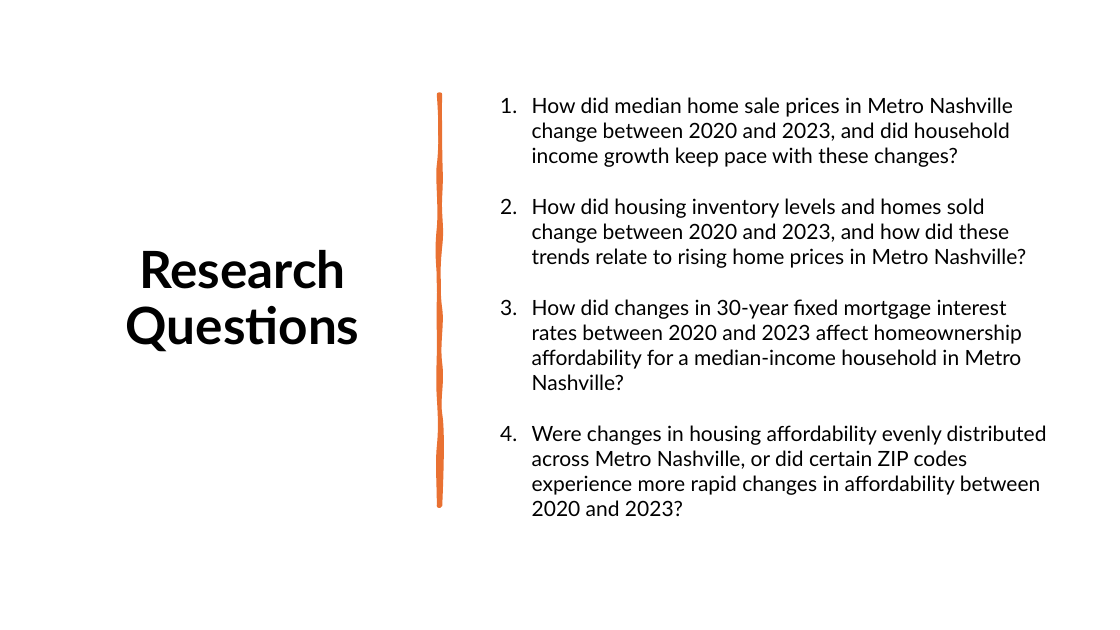
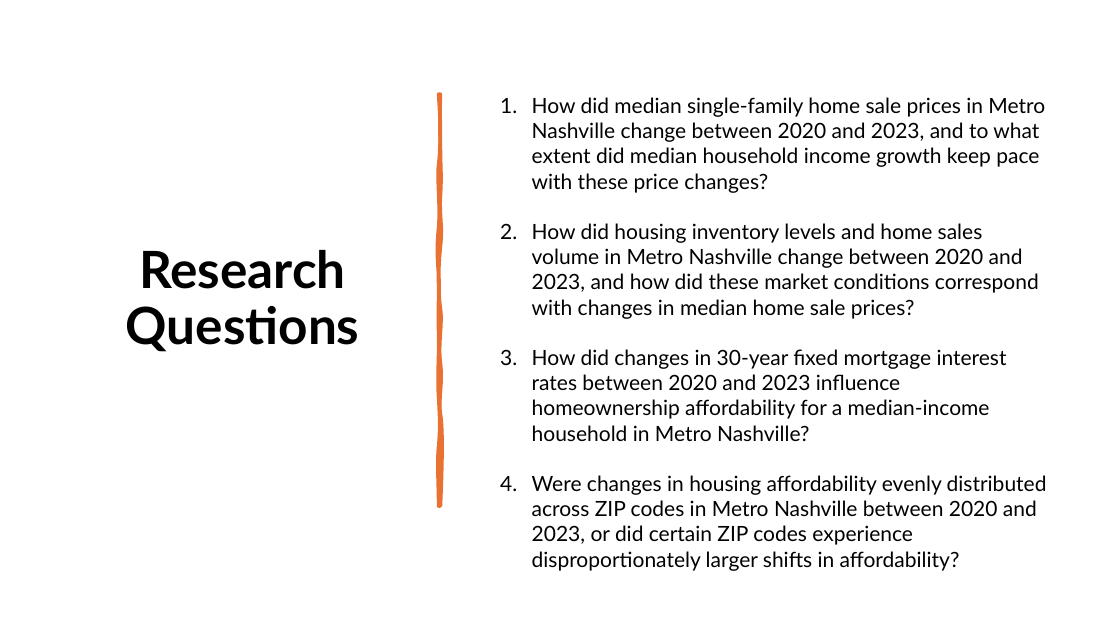
Before and after one commit to lukemgaff/Capstone-Project, a slide deck: slide 3 of Capstone(Nashville Housing).pptx. Drawn at 1120x630 pixels with LibreOffice and Linux fonts; fonts in the diff are those of the drawing. Boxes give left, top, right and bottom in pixels: in the first picture for what was removed or moved away, otherwise in the second. Text is boxed around its words. In the diff, an @@ line names an element or a change of style, - is before the commit and + after.

```diff
--- a/Capstone(Nashville Housing).pptx
+++ b/Capstone(Nashville Housing).pptx
@@ text at (532, 97, 1047, 571): text changed @@
-1. How did median home sale prices in Metro Nashville change between 2020 and 2023, and did household income growth keep pace with these changes?
-2. How did housing inventory levels and homes sold change between 2020 and 2023, and how did these trends relate to rising home prices in Metro Nashville?
-3. How did changes in 30-year fixed mortgage interest rates between 2020 and 2023 affect homeownership affordability for a median-income household in Metro Nashville?
-4. Were changes in housing affordability evenly distributed across Metro Nashville, or did certain ZIP codes experience more rapid changes in affordability between 2020 and 2023?
+1. How did median single-family home sale prices in Metro Nashville change between 2020 and 2023, and to what extent did median household income growth keep pace with these price changes?
+2. How did housing inventory levels and home sales volume in Metro Nashville change between 2020 and 2023, and how did these market conditions correspond with changes in median home sale prices?
+3. How did changes in 30-year fixed mortgage interest rates between 2020 and 2023 influence homeownership affordability for a median-income household in Metro Nashville?
+4. Were changes in housing affordability evenly distributed across ZIP codes in Metro Nashville between 2020 and 2023, or did certain ZIP codes experience disproportionately larger shifts in affordability?
```
Also in this commit, not shown: 10 other slides changed, 1 slide added, 18 other files.
